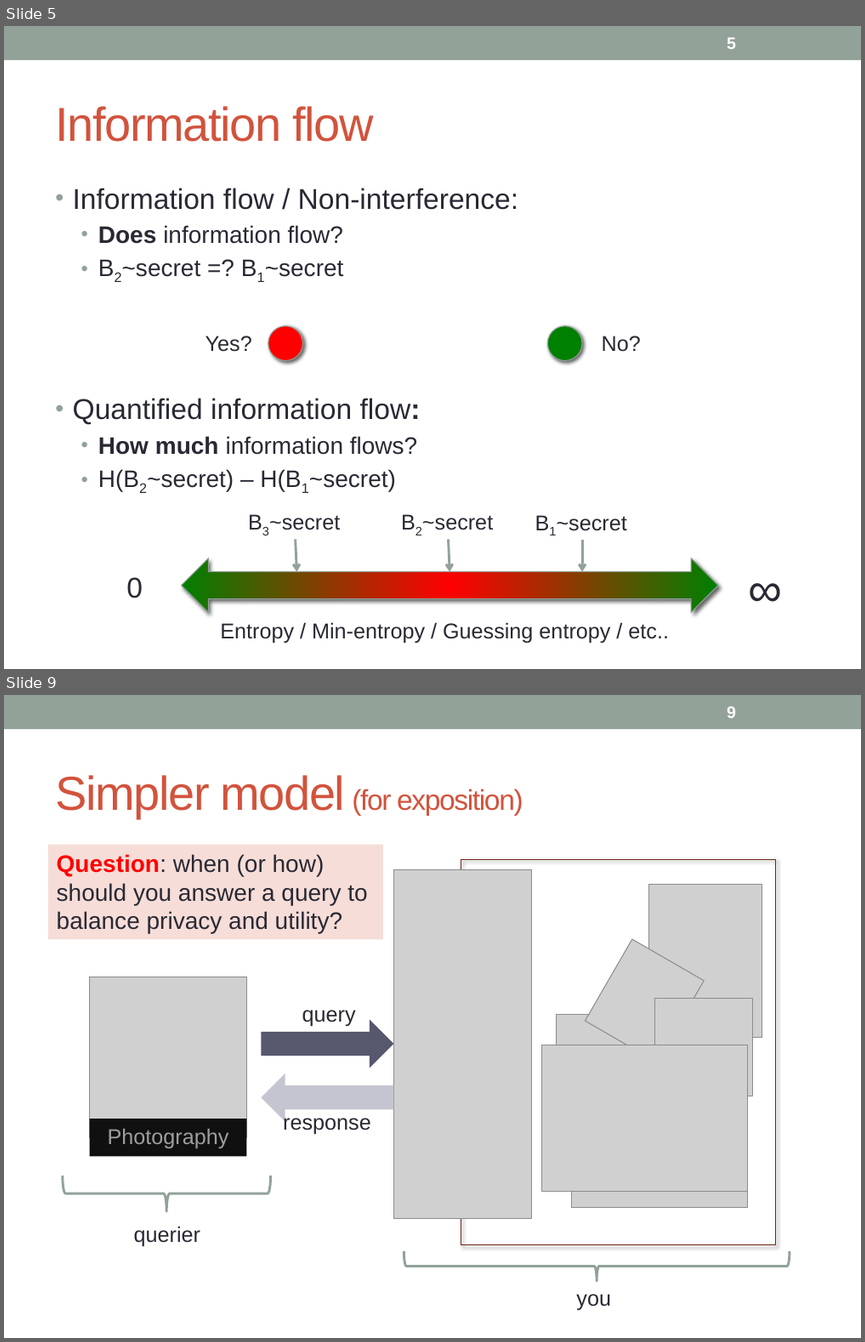
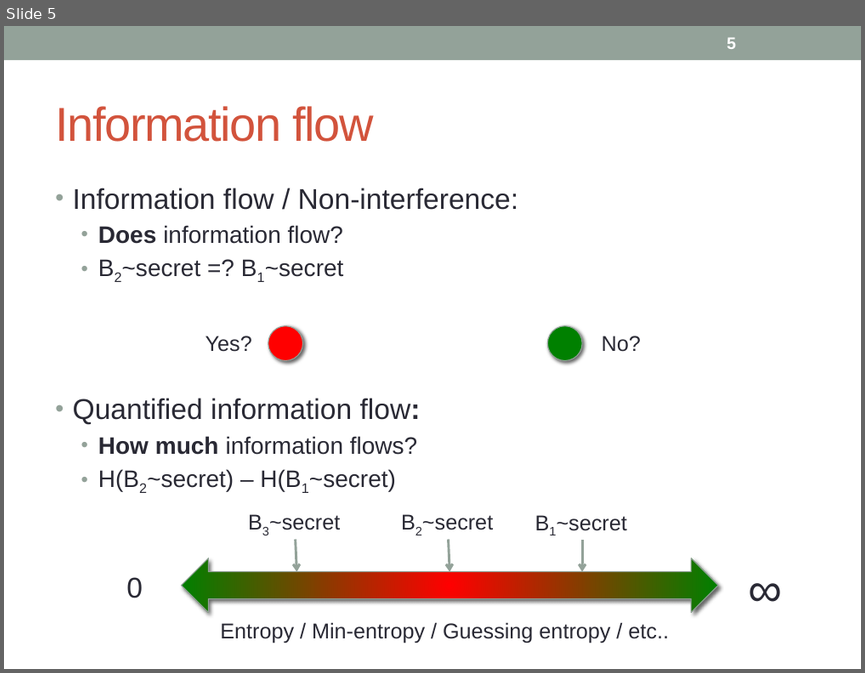
Before and after one commit to piotrm0/ppw12, a slide deck: pres/ppw12-pres.pptx. Shown one above the other, each under a label of ours: slides 5 and 9 before the commit, slide 5 after it; the slides between them are not shown. The pictures are 865x1342 and 865x673 pixels, drawn with LibreOffice and Linux fonts; fonts in the diff are those of the drawing; grey boxes stand for pictures. Boxes give left, top, right and bottom in pixels: in the first picture for what was removed or moved away, otherwise in the second. Text is boxed around its words. In the diff, an @@ line names an element or a change of style, - is before the commit and + after.

```diff
--- a/pres/ppw12-pres.pptx
+++ b/pres/ppw12-pres.pptx
@@ slide 9 removed at (4, 695, 861, 1338), background #FFFFFF; not listed: 1 template element that a slide beside it also shows @@
@@ page number removed at (726, 706, 736, 718) @@
-9
@@ title removed at (55, 775, 523, 818) @@
-Simpler model (for exposition)
@@ rectangle removed at (47, 844, 383, 939) @@
-Question: when (or how) should you answer a query to balance privacy and utility?
@@ picture removed at (394, 870, 532, 1219) @@
@@ rectangle removed at (460, 860, 775, 1245) @@
@@ picture removed at (649, 885, 762, 1037) @@
@@ picture removed at (585, 939, 704, 1062) @@
@@ picture removed at (90, 977, 246, 1138) @@
@@ picture removed at (655, 998, 753, 1096) @@
@@ right arrow removed at (261, 1020, 394, 1067) @@
@@ text removed at (302, 1009, 356, 1027) @@
-query
@@ picture removed at (556, 1014, 644, 1084) @@
@@ picture removed at (541, 1044, 747, 1191) @@
@@ right arrow removed at (261, 1073, 394, 1121) @@
@@ rectangle removed at (90, 1118, 246, 1156) @@
-Photography
@@ text removed at (283, 1111, 371, 1134) @@
-response
@@ picture removed at (571, 1114, 747, 1208) @@
@@ left brace removed at (63, 1175, 271, 1211) @@
@@ text removed at (134, 1225, 200, 1247) @@
-querier
@@ left brace removed at (404, 1251, 789, 1281) @@
@@ text removed at (576, 1293, 611, 1310) @@
-you
```
Also in this commit, not shown: 1 slide changed, 8 slides added, 82 other slides removed.
